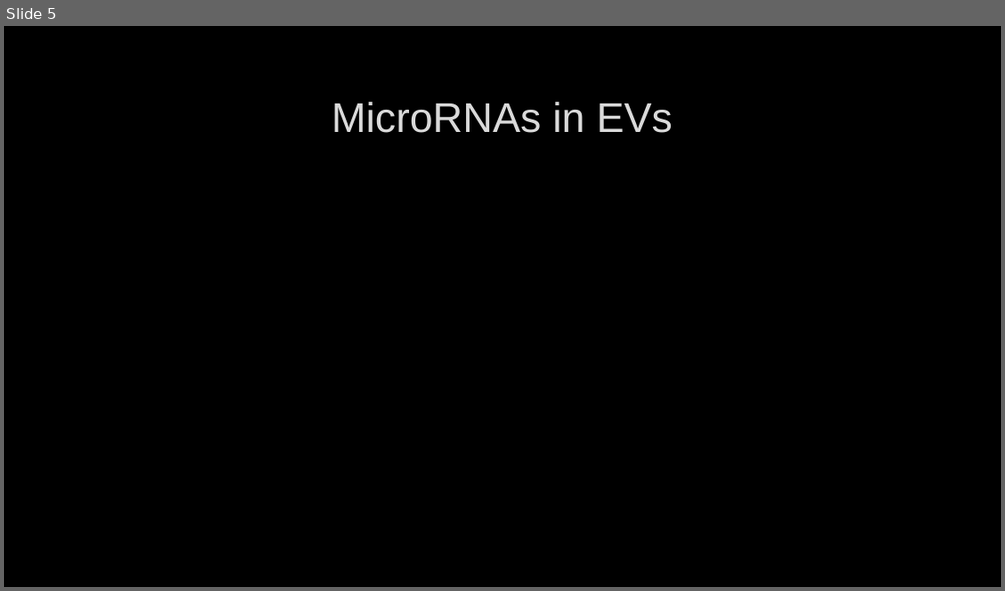
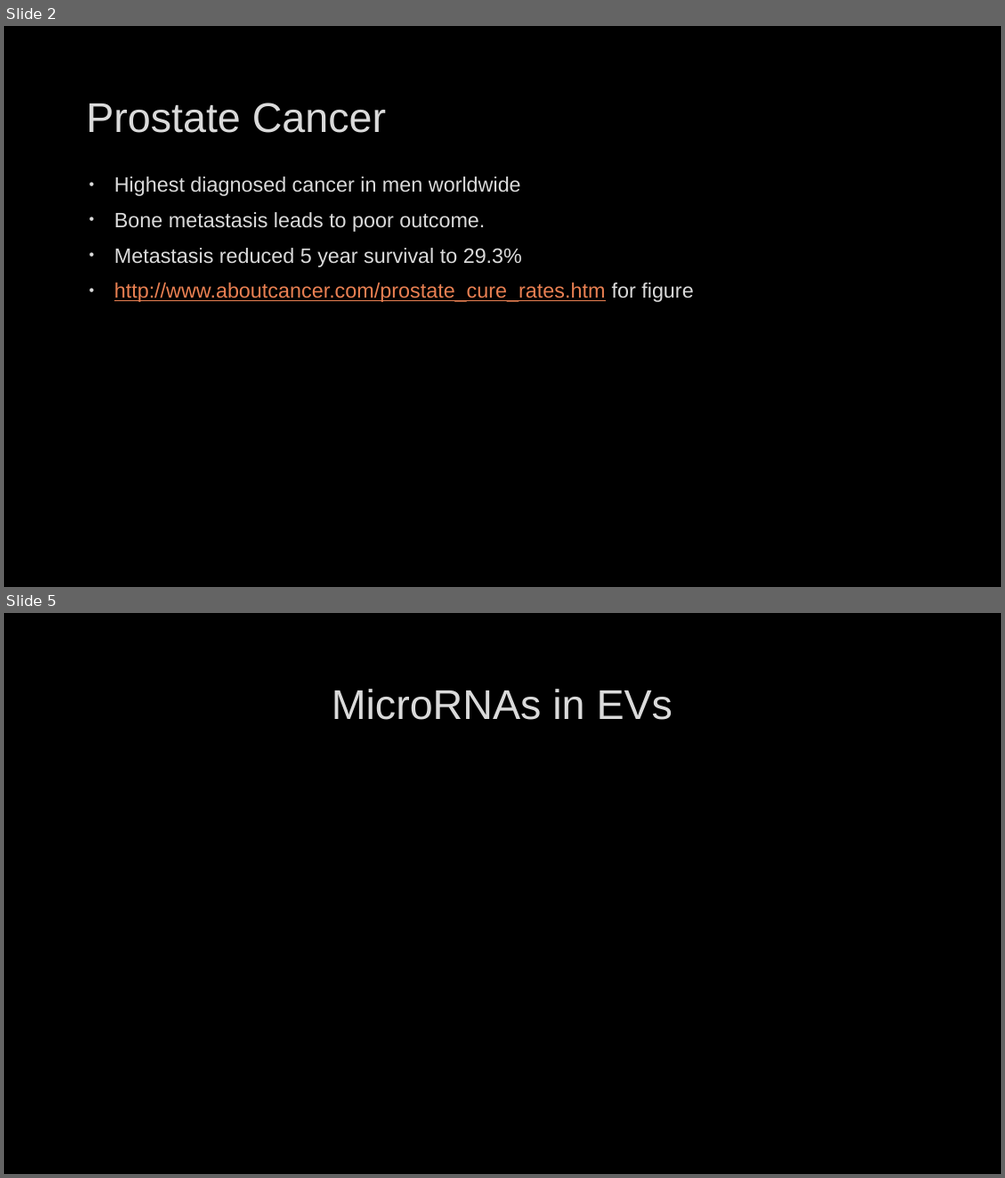
Before and after one commit to HarleyRobinson/Honours2, a slide deck: BackgroundInfo/CollCombBiol.pptx. Shown one above the other, each under a label of ours: slide 5 before the commit, slides 2 and 5 after it; the slides between them are not shown. The pictures are 1005x591 and 1005x1178 pixels, drawn with LibreOffice and Linux fonts; fonts in the diff are those of the drawing; background and template pictures are left out. Boxes give left, top, right and bottom in pixels: in the first picture for what was removed or moved away, otherwise in the second. Text is boxed around its words. In the diff, an @@ line names an element or a change of style, - is before the commit and + after.

```diff
--- a/BackgroundInfo/CollCombBiol.pptx
+++ b/BackgroundInfo/CollCombBiol.pptx
@@ slide 2 added at bbox=[4, 26, 1001, 587], background picture (left out) @@
@@ title added at bbox=[86, 103, 386, 133], 40 pt, text #DADADA @@
+Prostate Cancer
@@ text added at bbox=[114, 176, 693, 302], 20 pt, text #DADADA @@
+• Highest diagnosed cancer in men worldwide
+• Bone metastasis leads to poor outcome.
+• Metastasis reduced 5 year survival to 29.3%
+• http://www.aboutcancer.com/prostate_cure_rates.htm for figure
```
Also in this commit, not shown: 2 slides changed, 1 other slide added, 2 slides removed, 2 other files.
